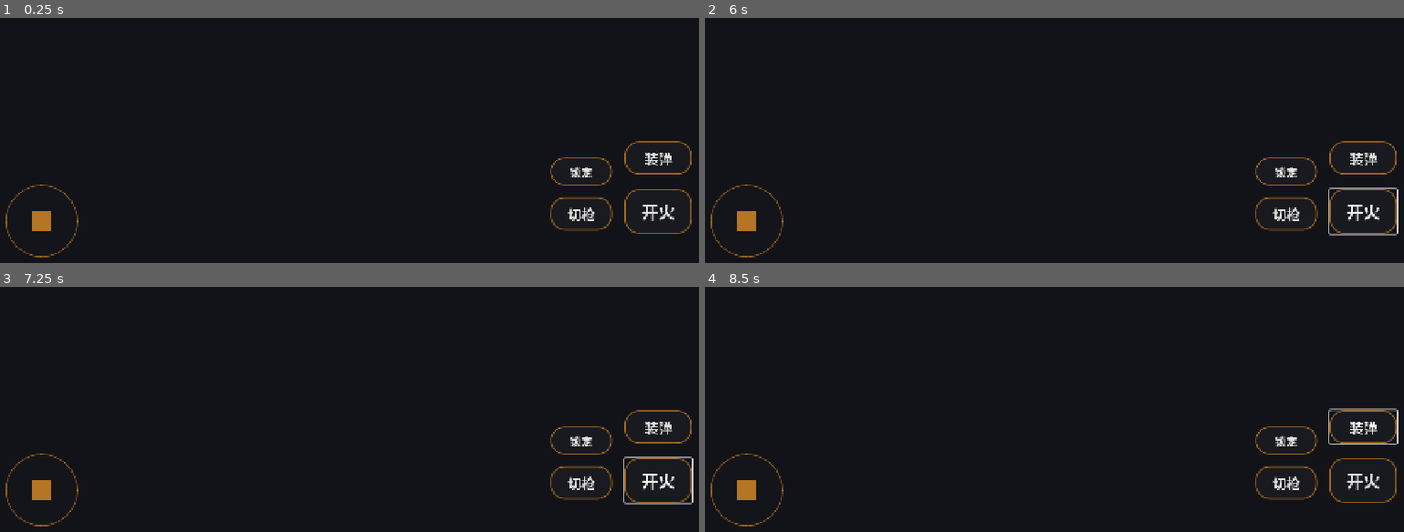
Above: before the commit, frames 1-4 (two rows, left to right).
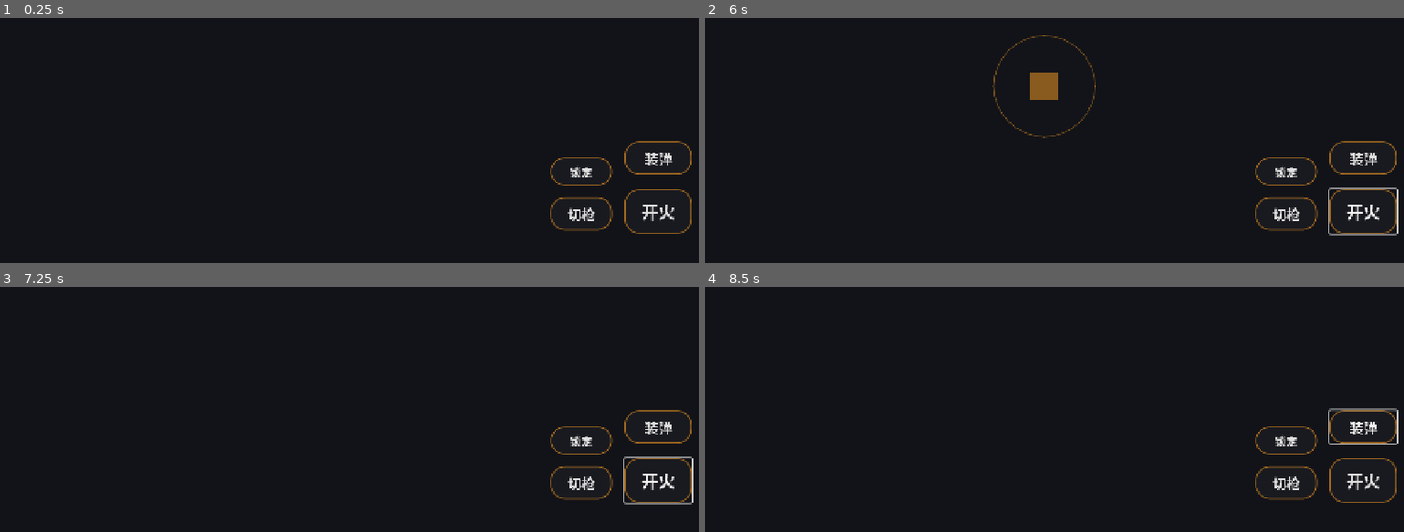
Above: after the commit, the same moments.

Repository: AltenLi/ac_fps_android_game
Game: Godot game, scene res://scenes/mobile_controls.tscn
Two runs of this game, one before a commit and one after it. Both use one fixed random seed, a clock stepped at 60 frames per second and the inputs below. This scene is started directly instead of the project's main scene.
Inputs (mouse positions are in pixels of both pictures, inside the frame that each line leads up to):
- Up to frame 1 (0.25 s): no input
- Up to frame 2 (6 s): click "开火" at 0.5 s; click "装弹" at 1.25 s; click "切枪" at 2 s; click "锁定" at 2.75 s; tap Enter at 3.5, 5 s; move the mouse to (1096, 79) at 3.52 s; hold Tab (capture_mouse) 3.53-4.28 s; hold W (move_forward) from 3.53 s (still down); click (1096, 79) at 3.67 s; tap Space (jump) at 3.77, 4.25, 4.52, 5.75 s; move the mouse to (1019, 81) at 4.27 s; click (1019, 81) at 4.35 s; move the mouse to (1068, 71) at 5.02 s; hold 1 (weapon_1) 5.03-5.78 s; click (1068, 71) at 5.17 s; move the mouse to (1047, 86) at 5.77 s; tap 2 (weapon_2) at 5.85 s; click (1047, 86) at 5.92 s
- Up to frame 3 (7.25 s): keep holding W (move_forward); tap Space (jump) at 6.02, 6.77 s; tap Enter at 6.5 s; move the mouse to (405, 353) at 6.52 s; hold 3 (weapon_3) from 6.53 s (still down); click (405, 353) at 6.67 s; tap R (reload) at 7.15 s
- Up to frame 4 (8.5 s): keep holding W (move_forward); tap Space (jump) at 7.25, 7.52 s; move the mouse to (998, 343) at 7.27 s; release 3 (weapon_3) at 7.28 s; tap Q (weapon_next) at 7.35 s; click (998, 343) at 7.42 s; move the mouse to (1061, 348) at 8.02 s; hold Tab (capture_mouse) from 8.03 s (still down); click (1061, 348) at 8.17 s

The runs differ from the first frame. In frame 1, 0.4% of the frame differs, in the area x 0-12%, y 68-98%; in frame 2, 1.1%, in the area x 0-56%, y 7-98%; in frame 3, 0.4%; in frame 4, 0.4%.

Commit message:
refactor: 浮动摇杆重构 — 手指落点为中心、放大、半透明
- 摇杆从固定位置改为浮动（Dynamic/Floating Joystick）
  - 手指触碰左半屏任意位置时，摇杆底盘以触碰点为中心显示
  - 抬手后摇杆底盘隐藏，不占用屏幕空间
- 摇杆尺寸从 128px 增大到 180px（radius 64→90）
- 底盘 alpha 降低（0.52→0.30），摇杆旋钮 alpha 降低（0.82→0.60），更半透明
- 修复：摇杆触点不再触发视角旋转（_on_look_input 跳过 joystick_touch_id）
- 触摸事件处理移至 _input() 统一处理，gui_input 移除，降低事件冲突风险

Co-Authored-By: Claude Sonnet 4.6 <noreply@anthropic.com>

Diff:
--- a/scripts/mobile_controls.gd
+++ b/scripts/mobile_controls.gd
@@ -5,8 +5,10 @@
 var joystick_knob: ColorRect
 var joystick_touch_id := -1
 var joystick_mouse_active := false
-var joystick_radius := 64.0
-var _look_area: Control = null  ## 保存引用以便比赛结束后停止拦截
+var joystick_radius := 90.0
+## 浮动摇杆中心：手指首次触摸的屏幕坐标（每次按下时更新）
+var joystick_anchor := Vector2.ZERO
+var _look_area: Control
 
 func _ready() -> void:
 	visible = OS.is_debug_build() or OS.has_feature("android") or OS.has_feature("ios") or DisplayServer.is_touchscreen_available()
@@ -24,22 +26,40 @@
 func _input(event: InputEvent) -> void:
 	if not visible or joystick_base == null:
 		return
-	if event is InputEventScreenDrag and event.index == joystick_touch_id:
-		_update_joystick(joystick_base.get_global_transform_with_canvas().affine_inverse() * event.position)
-	elif event is InputEventScreenTouch and not event.pressed and event.index == joystick_touch_id:
-		joystick_touch_id = -1
-		_reset_joystick()
+	var viewport_width := get_viewport().get_visible_rect().size.x
+	## 触屏：左半屏触摸启动浮动摇杆
+	if event is InputEventScreenTouch:
+		if event.pressed and joystick_touch_id == -1 and event.position.x < viewport_width * 0.5:
+			joystick_touch_id = event.index
+			joystick_anchor = event.position
+			_show_joystick_at(joystick_anchor)
+			_update_joystick(event.position)
+		elif not event.pressed and event.index == joystick_touch_id:
+			joystick_touch_id = -1
+			joystick_base.visible = false
+			_reset_joystick()
+	elif event is InputEventScreenDrag and event.index == joystick_touch_id:
+		_update_joystick(event.position)
+	## 鼠标（PC 调试用）：左半屏点击启动浮动摇杆
+	elif event is InputEventMouseButton and event.button_index == MOUSE_BUTTON_LEFT:
+		if event.pressed and not joystick_mouse_active and event.position.x < viewport_width * 0.5:
+			joystick_mouse_active = true
+			joystick_anchor = event.position
+			_show_joystick_at(joystick_anchor)
+			_update_joystick(event.position)
+		elif not event.pressed and joystick_mouse_active:
+			joystick_mouse_active = false
+			joystick_base.visible = false
+			_reset_joystick()
 	elif event is InputEventMouseMotion and joystick_mouse_active:
-		_update_joystick(joystick_base.get_global_transform_with_canvas().affine_inverse() * event.position)
-	elif event is InputEventMouseButton and event.button_index == MOUSE_BUTTON_LEFT and not event.pressed and joystick_mouse_active:
-		joystick_mouse_active = false
-		_reset_joystick()
+		_update_joystick(event.position)
 
 func _build_controls() -> void:
 	var root := Control.new()
 	root.set_anchors_preset(Control.PRESET_FULL_RECT)
 	add_child(root)
 
+	## 视野控制区（全屏，仅处理非摇杆触点的拖动事件）
 	var look_area := Control.new()
 	look_area.set_anchors_preset(Control.PRESET_FULL_RECT)
 	look_area.mouse_filter = Control.MOUSE_FILTER_STOP
@@ -47,25 +67,22 @@
 	root.add_child(look_area)
 	_look_area = look_area
 
+	## 浮动摇杆底盘：初始隐藏，触摸时跟随手指位置显示
+	var base_size := joystick_radius * 2
 	joystick_base = Panel.new()
-	joystick_base.anchor_left = 0.0
-	joystick_base.anchor_top = 1.0
-	joystick_base.anchor_right = 0.0
-	joystick_base.anchor_bottom = 1.0
-	joystick_base.offset_left = 38
-	joystick_base.offset_top = -176
-	joystick_base.offset_right = 166
-	joystick_base.offset_bottom = -48
-	joystick_base.add_theme_stylebox_override("panel", _circle_style(Color(0.08, 0.09, 0.11, 0.52), Color(0.85, 0.54, 0.14, 0.62), 64))
-	joystick_base.gui_input.connect(_on_joystick_input)
+	joystick_base.size = Vector2(base_size, base_size)
+	joystick_base.position = Vector2.ZERO
+	joystick_base.visible = false
+	joystick_base.mouse_filter = Control.MOUSE_FILTER_IGNORE
+	joystick_base.add_theme_stylebox_override("panel", _circle_style(
+		Color(0.08, 0.09, 0.11, 0.30), Color(0.85, 0.54, 0.14, 0.50), int(joystick_radius)))
 	root.add_child(joystick_base)
 
+	var knob_size := 48.0
 	joystick_knob = ColorRect.new()
-	joystick_knob.color = Color(0.85, 0.54, 0.14, 0.82)
-	joystick_knob.offset_left = 47
-	joystick_knob.offset_top = 47
-	joystick_knob.offset_right = 81
-	joystick_knob.offset_bottom = 81
+	joystick_knob.color = Color(0.85, 0.54, 0.14, 0.60)
+	joystick_knob.size = Vector2(knob_size, knob_size)
+	joystick_knob.position = Vector2(joystick_radius - knob_size * 0.5, joystick_radius - knob_size * 0.5)
 	joystick_base.add_child(joystick_knob)
 
 	var fire := _button("开火", Vector2(-156, -168), Vector2(118, 78), 30)
@@ -99,54 +116,43 @@
 	)
 	root.add_child(capture)
 
-func _button(text: String, bottom_right_offset: Vector2, size: Vector2, font_size: int) -> Button:
+func _show_joystick_at(screen_pos: Vector2) -> void:
+	joystick_base.position = screen_pos - Vector2(joystick_radius, joystick_radius)
+	joystick_base.visible = true
+
+func _button(label_text: String, bottom_right_offset: Vector2, btn_size: Vector2, font_size: int) -> Button:
 	var button := Button.new()
-	button.text = text
+	button.text = label_text
 	button.anchor_left = 1.0
 	button.anchor_top = 1.0
 	button.anchor_right = 1.0
 	button.anchor_bottom = 1.0
 	button.offset_left = bottom_right_offset.x
 	button.offset_top = bottom_right_offset.y
-	button.offset_right = bottom_right_offset.x + size.x
-	button.offset_bottom = bottom_right_offset.y + size.y
+	button.offset_right = bottom_right_offset.x + btn_size.x
+	button.offset_bottom = bottom_right_offset.y + btn_size.y
 	button.add_theme_font_size_override("font_size", font_size)
 	button.add_theme_stylebox_override("normal", _circle_style(Color(0.12, 0.12, 0.14, 0.58), Color(0.85, 0.54, 0.14, 0.72), 24))
 	button.add_theme_stylebox_override("pressed", _circle_style(Color(0.85, 0.54, 0.14, 0.82), Color(1, 0.82, 0.45, 0.9), 24))
 	return button
 
-func _on_joystick_input(event: InputEvent) -> void:
-	if event is InputEventScreenTouch:
-		if event.pressed and joystick_touch_id == -1:
-			joystick_touch_id = event.index
-			_update_joystick(event.position)
-		elif not event.pressed and event.index == joystick_touch_id:
-			joystick_touch_id = -1
-			_reset_joystick()
-	elif event is InputEventMouseButton and event.button_index == MOUSE_BUTTON_LEFT:
-		joystick_mouse_active = event.pressed
-		if event.pressed:
-			_update_joystick(event.position)
-		else:
-			_reset_joystick()
-	elif event is InputEventMouseMotion and joystick_mouse_active:
-		_update_joystick(event.position)
-
 func _on_look_input(event: InputEvent) -> void:
 	if player == null:
 		return
-	if event is InputEventScreenDrag:
+	## 跳过摇杆正在使用的触点，避免摇杆拖动同时旋转视角
+	if event is InputEventScreenDrag and event.index != joystick_touch_id:
 		player.set_mobile_look(event.relative)
 
-func _update_joystick(local_pos: Vector2) -> void:
-	var center := Vector2(64, 64)
-	var vec := (local_pos - center).limit_length(joystick_radius)
-	joystick_knob.position = center + vec - Vector2(17, 17)
+func _update_joystick(screen_pos: Vector2) -> void:
+	var vec := (screen_pos - joystick_anchor).limit_length(joystick_radius)
+	var knob_half := joystick_knob.size * 0.5
+	joystick_knob.position = Vector2(joystick_radius, joystick_radius) + vec - knob_half
 	if player != null:
 		player.set_mobile_move(vec / joystick_radius)
 
 func _reset_joystick() -> void:
-	joystick_knob.position = Vector2(47, 47)
+	var knob_half := joystick_knob.size * 0.5
+	joystick_knob.position = Vector2(joystick_radius, joystick_radius) - knob_half
 	if player != null:
 		player.set_mobile_move(Vector2.ZERO)
 		player.set_mobile_fire(false)
